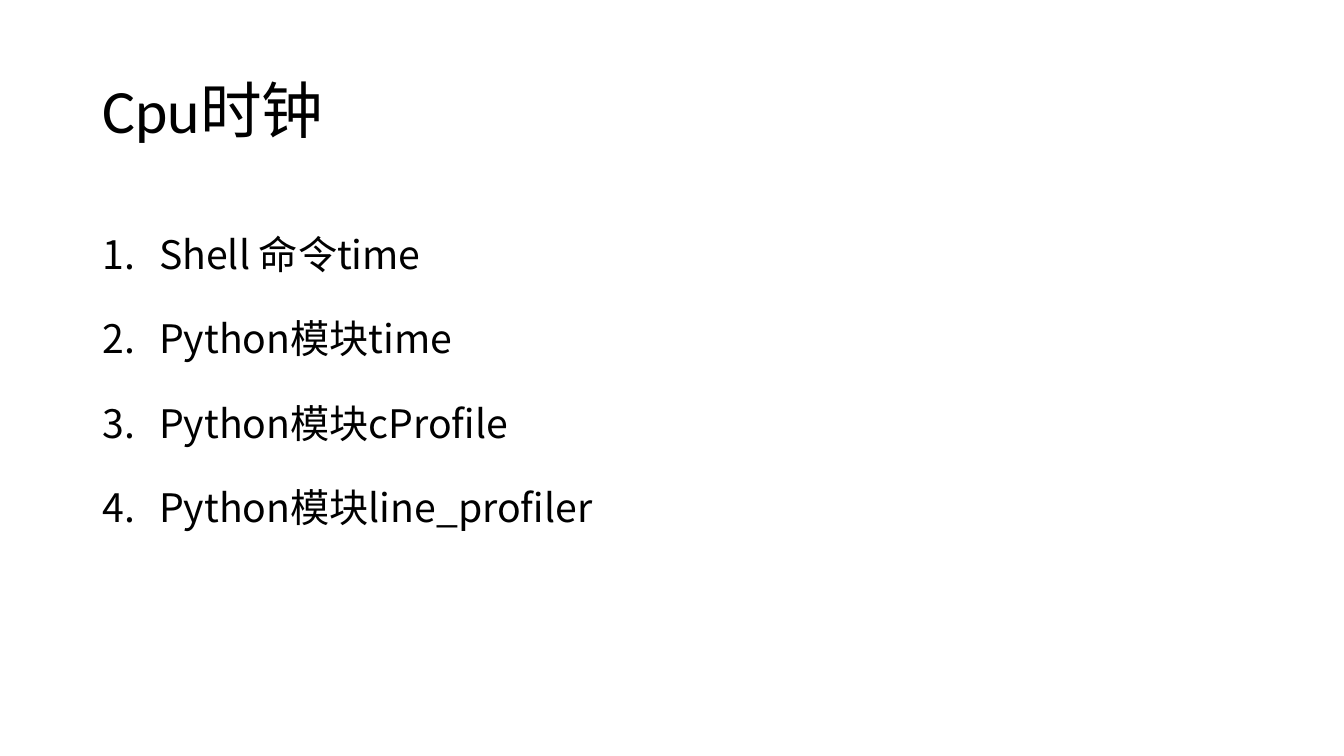
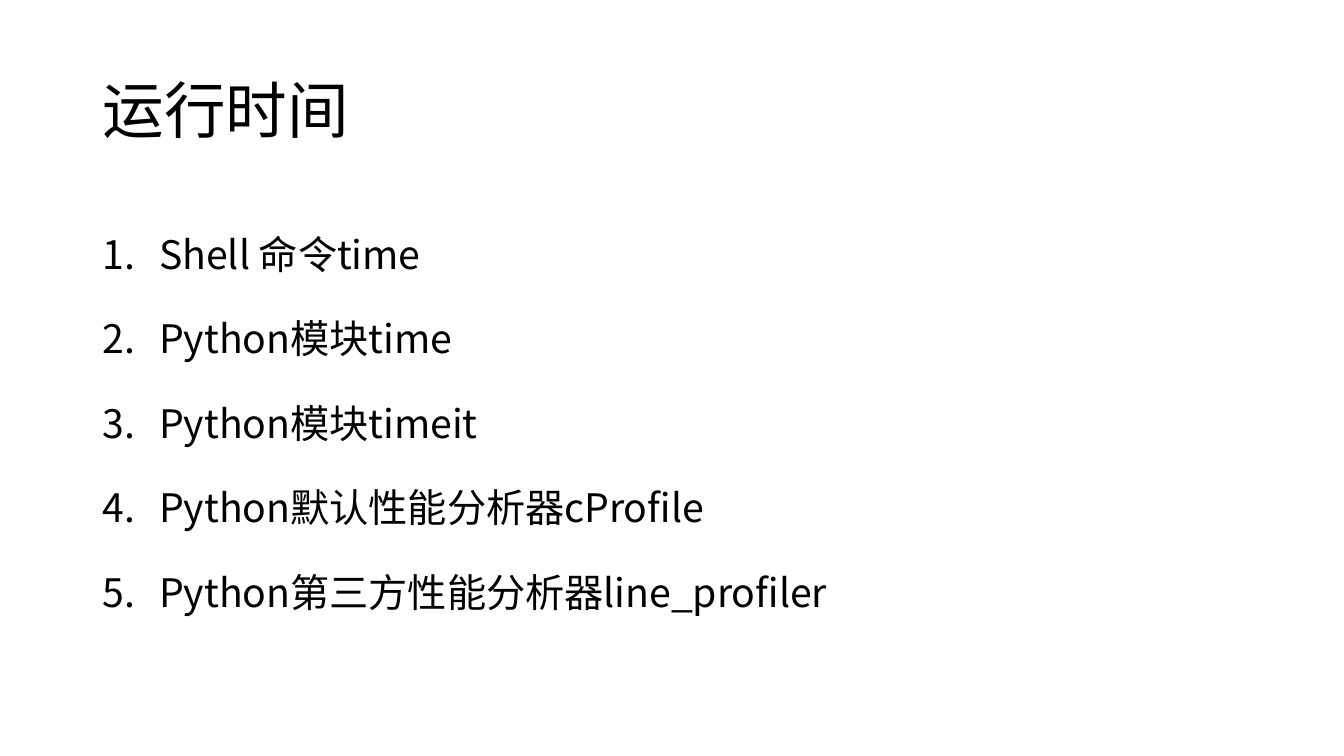
Before and after one commit to gaojiahua/python_PERF_OPT, a slide deck: slide 5 of Python性能分析.pptx (slide 2 before the commit). Drawn at 1344x756 pixels with LibreOffice and Linux fonts; fonts in the diff are those of the drawing. Boxes give left, top, right and bottom in pixels: in the first picture for what was removed or moved away, otherwise in the second. Text is boxed around its words. In the diff, an @@ line names an element or a change of style, - is before the commit and + after.

```diff
--- a/Python性能分析.pptx
+++ b/Python性能分析.pptx
@@ title at [102,81,348,138]: text changed; font Calibri to Noto Sans CJK SC @@
-1. Cpu时钟
+1. 运行时间
@@ text at [159,405,827,616]: text changed @@
-3. Python模块cProfile
-4. Python模块line_profiler
+3. Python模块timeit
+4. Python默认性能分析器cProfile
+5. Python第三方性能分析器line_profiler
```
Also in this commit, not shown: 3 other slides changed, 7 slides added, 6 other files.
